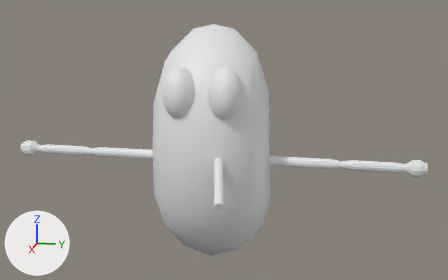
An edit to the Blender file bean.blend, drawn before and after from the same camera.
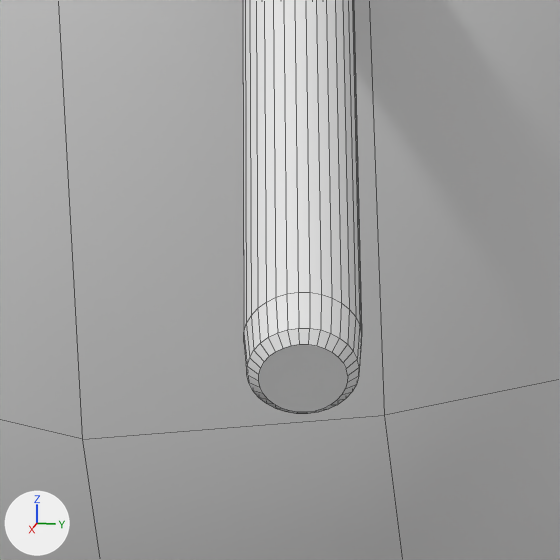
The first picture shows the older version from a camera (50 mm lens) standing at (8.1, 1.78, 2.09) and looking at (0.29, 0.22, 0.14). The close-ups show both versions on the part from 43% to 54% of the width and 62% to 79% of the height of that picture; other places that the commit changed are outside them. Every picture has the same lights, and +X, +Y and +Z are marked at lower left. The close-ups show mesh edges as thin lines.

Objects in the first close-up: 'bean', 'cigarette'.
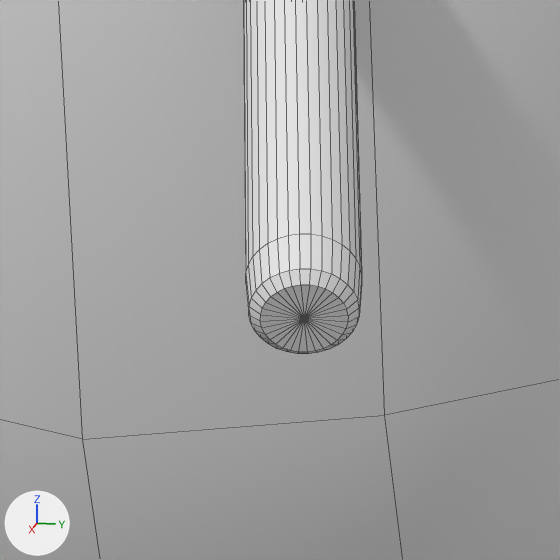
Scene script edits in JSON lines:
```json
{"block": "me_cylinder", "where": "# used by ob_cigarette; location = (1.145, 0.324, -0.175); rotation_euler = (-0.2, 1.939, 0.0), in degrees (-11, 111, 0); scale = (0.0576, 0.0576, 0.384)"}
{"op": "remove", "block": "me_cylinder", "code": "me_cylinder.from_pydata(...)  # 160 vertices, 130 faces; spans x -1.0..1.0, y -1.0..1.0, z -1.72..1.16"}
{"op": "add", "block": "me_cylinder", "code": "me_cylinder.from_pydata(...)  # 161 vertices, 160 faces; spans x -1.0..1.33, y -1.0..1.01, z -1.72..0.87"}
{"block": "me_cylinder", "change": "me_cylinder part 1"}
{"block": "me_cylinder", "change": "1 face is deleted"}
{"block": "me_cylinder", "change": "50 vertices in x -1.0..1.0, y -1.0..1.0, z 1.0..1.16 move by (0.33, 0.01, -0.29)"}
{"block": "me_cylinder", "change": "42 vertices in x -0.95..0.98, y -0.98..0.98, z 1.0..1.16 move by (0.34, 0.01, -0.29)"}
{"block": "me_cylinder", "change": "4 vertices move from x -0.98..0.98, y -0.18..0.2, z 1.0..1.13 to x -0.65..1.32, y -0.18..0.2, z 0.71..0.84"}
{"block": "me_cylinder", "change": "1 vertex is added at (0.33, 0.01, 0.87)"}
{"block": "me_cylinder", "change": "32 new faces join them"}
```

Where the change shows, as pixel boxes (x1, y1, x2, y2) in the close-ups (560 x 560 px):
```json
{"object": "cigarette", "change": "reshaped", "before": [243, 0, 362, 414], "after": [243, 0, 362, 354]}
```
